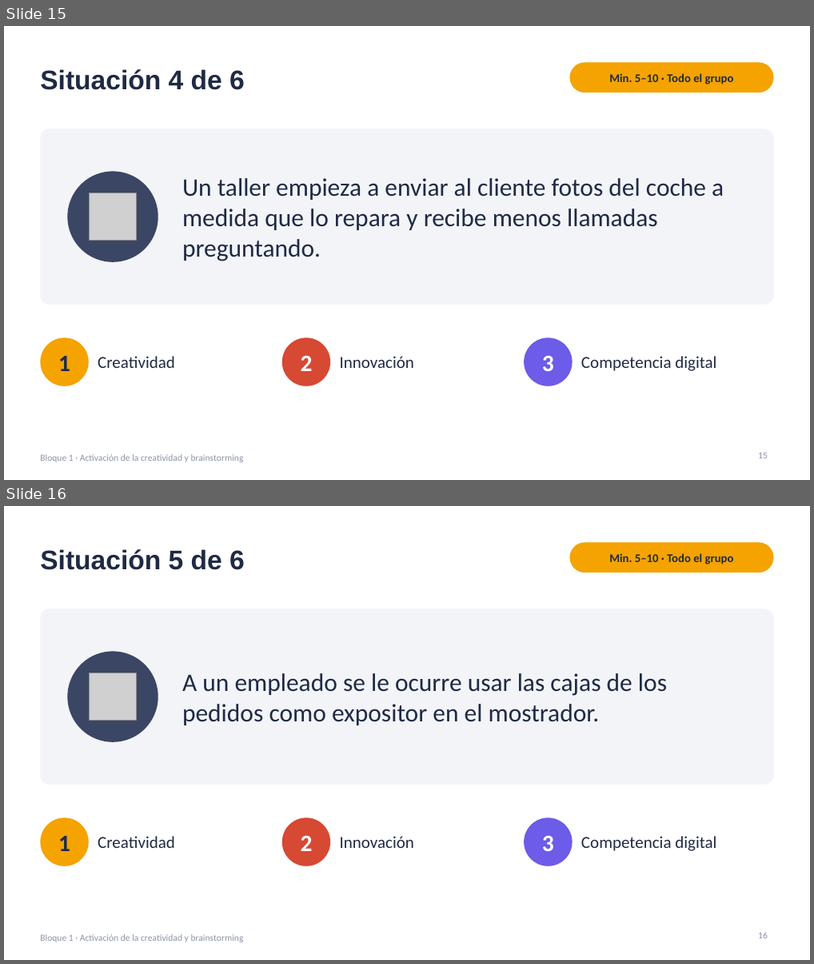
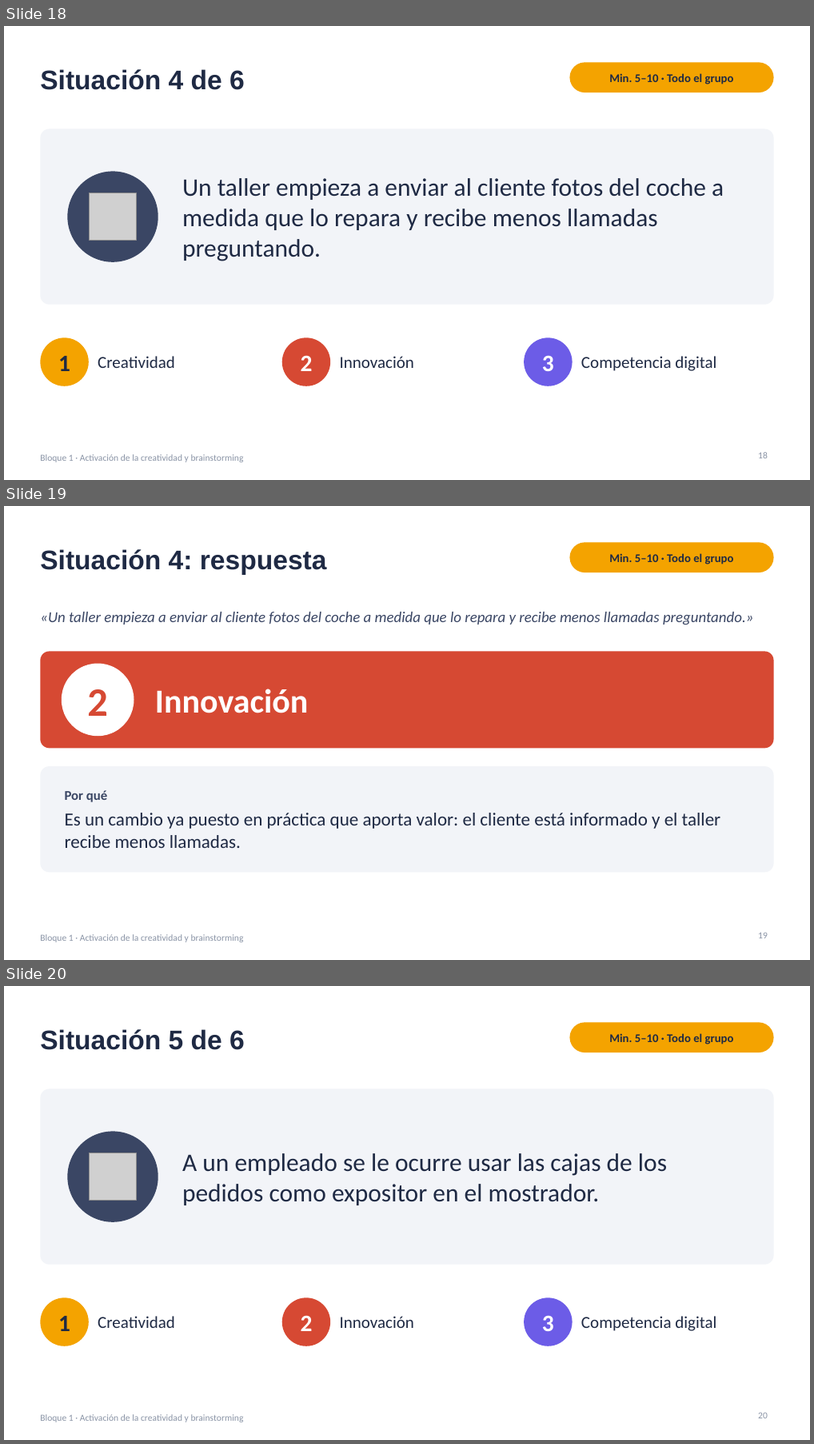
Before and after one commit to jjnieto/creatividad-ofimatica-ia, a slide deck: diapositivas/Curso.pptx. Shown one above the other, each under a label of ours: slides 15 and 16 before the commit, slides 18, 19 and 20 after it. The pictures are 814x964 and 814x1444 pixels, drawn with LibreOffice and Linux fonts; fonts in the diff are those of the drawing; grey boxes stand for pictures. Boxes give left, top, right and bottom in pixels: in the first picture for what was removed or moved away, otherwise in the second. Text is boxed around its words. In the diff, an @@ line names an element or a change of style, - is before the commit and + after.

```diff
--- a/diapositivas/Curso.pptx
+++ b/diapositivas/Curso.pptx
@@ slide 19 added at <box>4,506,810,960</box>, background #FFFFFF; not listed: 1 template element that a slide beside it also shows @@
@@ title added at <box>40,549,327,575</box>, 32 pt, text #1F2A44, bold @@
+Situación 4: respuesta
@@ rounded rectangle added at <box>570,542,774,572</box>, fill #F4A300 @@
@@ text added at <box>610,553,734,564</box>, 14 pt, text #1F2A44, bold @@
+Min. 5–10 · Todo el grupo
@@ text added at <box>40,612,754,625</box>, 18 pt, text #3A4664, italic @@
+«Un taller empieza a enviar al cliente fotos del coche a medida que lo repara y recibe menos llamadas preguntando.»
@@ rounded rectangle added at <box>40,651,774,748</box>, fill #D64933 @@
@@ ellipse added at <box>62,664,134,736</box>, fill #FFFFFF @@
@@ text added at <box>87,689,107,716</box>, 48 pt, text #D64933, bold @@
+2
@@ text added at <box>155,688,308,713</box>, 40 pt, text #FFFFFF, bold @@
+Innovación
@@ rounded rectangle added at <box>40,766,774,872</box>, fill #F2F4F8 @@
@@ text added at <box>65,790,722,848</box>, 22 pt, text #1F2A44 @@
+Por qué
+Es un cambio ya puesto en práctica que aporta valor: el cliente está informado y el taller recibe menos llamadas.
@@ page number added at <box>758,932,768,938</box>, 11 pt, text #8A94A6 @@
+19
@@ what was slide 15 is now slide 18 @@
@@ page number at <box>758,452,768,458</box>: text changed @@
-15
+18
@@ what was slide 16 is now slide 20 @@
@@ page number at <box>758,1412,768,1418</box>: text changed @@
-16
+20
```
Also in this commit, not shown: 5 other slides added, 2 other files.
